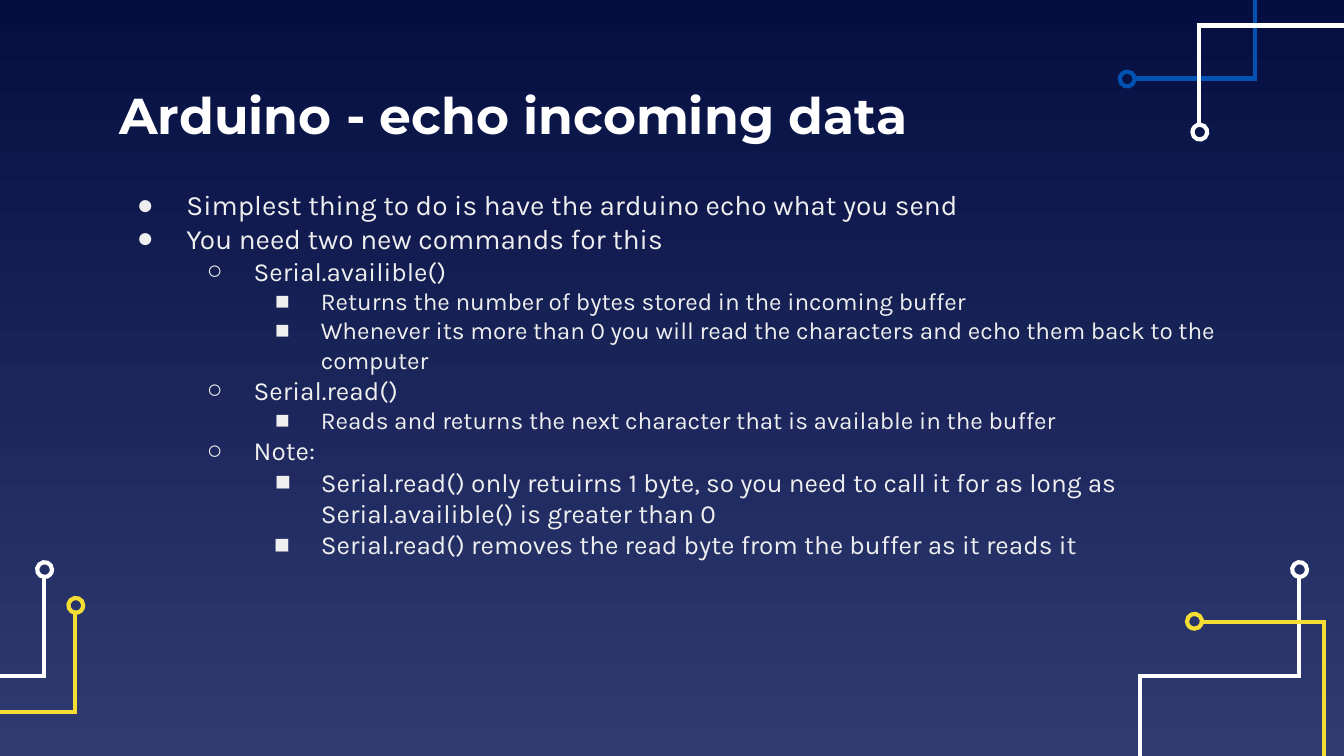
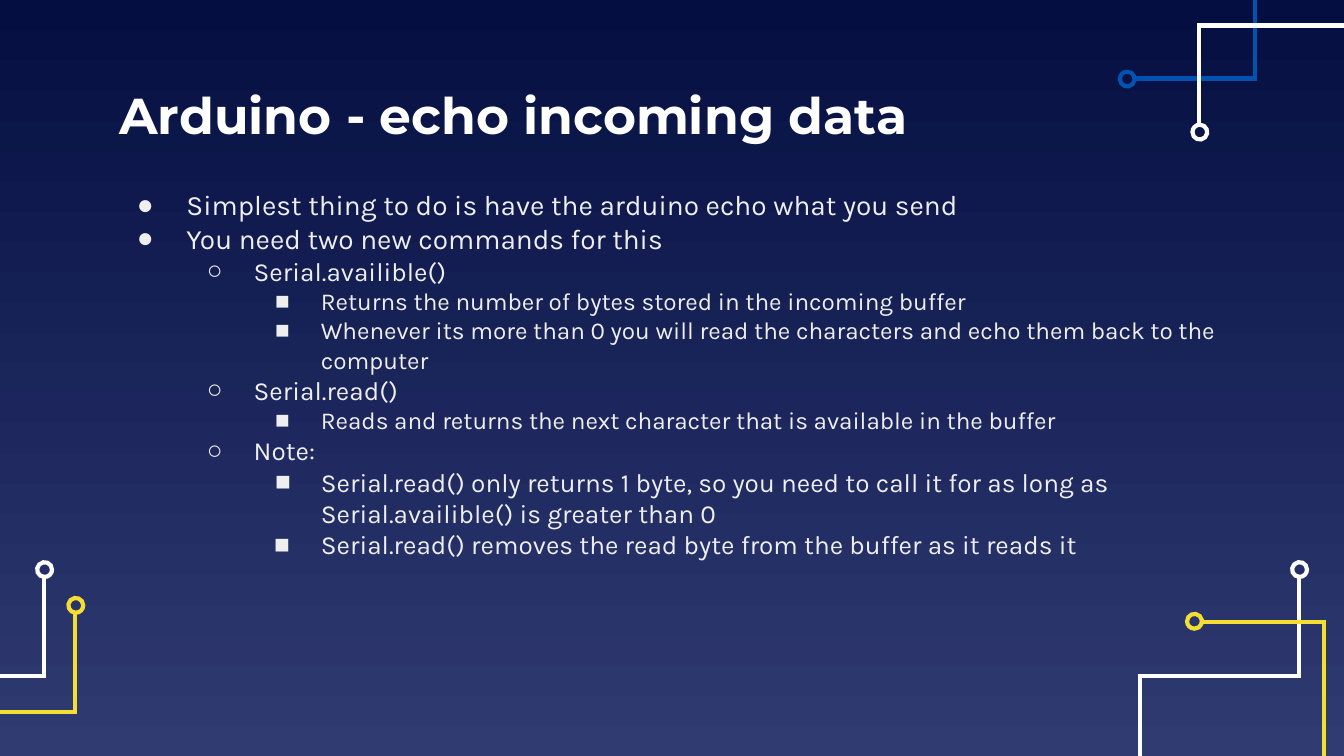
Before and after one commit to EELabMan/Arduino-4-Serial-Communications, a slide deck: slide 13 of Arduino Workshop 4 Serial Communication.pptx (slide 14 before the commit). Drawn at 1344x756 pixels with LibreOffice and Linux fonts; fonts in the diff are those of the drawing. Boxes give left, top, right and bottom in pixels: in the first picture for what was removed or moved away, otherwise in the second. Text is boxed around its words. In the diff, an @@ line names an element or a change of style, - is before the commit and + after.

```diff
--- a/Arduino Workshop 4 Serial Communication.pptx
+++ b/Arduino Workshop 4 Serial Communication.pptx
@@ text at box(321, 473, 1108, 529): text changed @@
-    ■ Serial.read() only retuirns 1 byte, so you need to call it for as long as Serial.availible() is greater than 0
+    ■ Serial.read() only returns 1 byte, so you need to call it for as long as Serial.availible() is greater than 0
```
Also in this commit, not shown: 22 other slides changed, 1 slide added, 7 slides removed.
